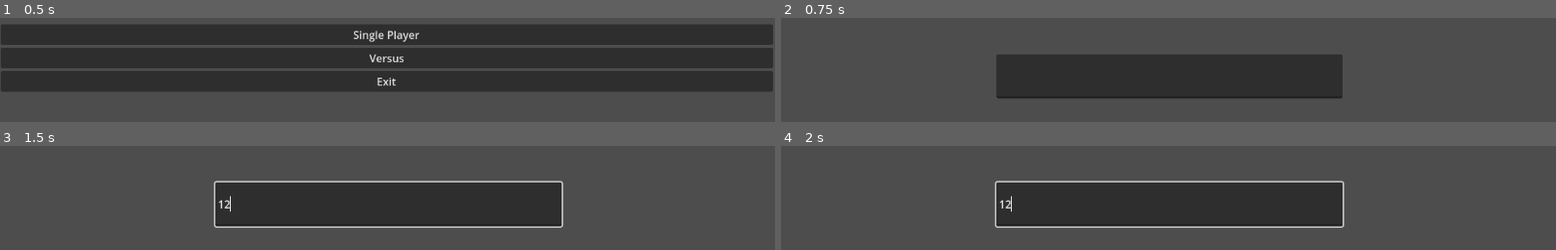
Above: before the commit, frames 1-4 (two rows, left to right).
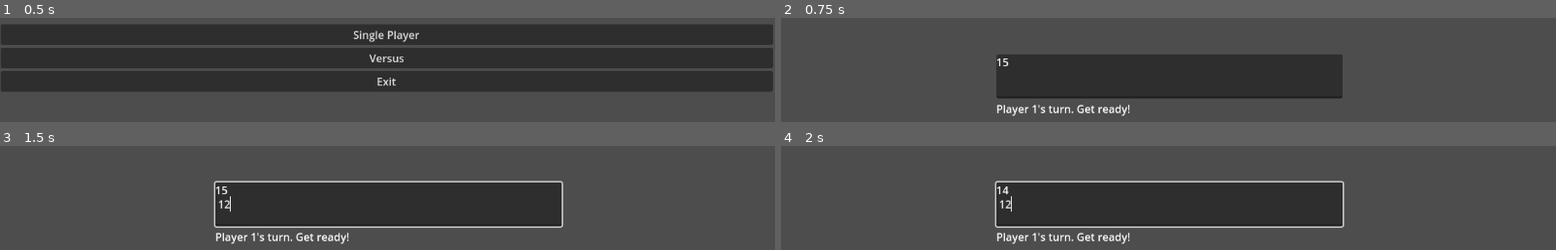
Above: after the commit, the same moments.

Repository: raymondem42/Type-Fight
Game: Godot game, scene res://mainmenu.tscn
Two runs of this game, one before a commit and one after it. Both use one fixed random seed, a clock stepped at 60 frames per second and the inputs below.
Inputs (mouse positions are in pixels of both pictures, inside the frame that each line leads up to):
- Up to frame 1 (0.5 s): no input
- Up to frame 2 (0.75 s): click "Versus" at 0.5 s
- Up to frame 3 (1.5 s): click (387, 204) at 1.27 s; type "12" at 1.35 s
- Up to frame 4 (2 s): no input

Frame 1 is identical in both runs. In frame 2, 0.7% of the frame differs, in the area x 27-46%, y 38-95%; in frame 3, 0.7%; in frame 4, 0.8%.

Commit message:
added countdown to timer. prompt player two to toggle space for their turn. still broken tho

Diff:
--- a/ChracterCounter.gd
+++ b/ChracterCounter.gd
@@ -1,9 +1,10 @@
 extends Control
 
-#label to tell back to the character
+
 @onready var result_label = $Label
 @onready var WordCheckFile = "res://words_alpha.txt"
 @onready var timer = $Timer
+@onready var countdown_label = $CountdownLabel  # A label to display the countdown timer
 
 var is_player1_turn = true
 var player1Score = 0
@@ -12,61 +13,91 @@
 var player1scores = []
 var player2scores = []
 
+var countdown_running = false
+
 func _ready() -> void:
-	timer.wait_time = 5.0
-	timer.one_shot = false
-	timer.start()
+	timer.connect("timeout", Callable (self, "_on_Timer_timeout"))
+
+	timer.wait_time = 15.0
+	timer.one_shot = true
+	start_new_turn()
 
 func check_string_in_file(input_string: String, file_path: String) -> bool:
-	var file = FileAccess.open((WordCheckFile), FileAccess.READ)
+	var file = FileAccess.open(WordCheckFile, FileAccess.READ)
 	var file_content = file.get_as_text()
 	file.close()
-	if input_string in file_content:
-		return true
-	else:
-		print("word does not exist")
-	return false
+	return input_string in file_content
 
 func _on_text_submitted(new_text: String) -> void:
-	timer.stop()
+	if timer.is_stopped():
+		return  # Ignore input if the timer has ended
+
+	timer.stop() #stops becaouse player enterd something
+	countdown_running = false #stops countdown
 	if check_string_in_file(new_text, WordCheckFile):
 		var char_count = new_text.length()
 		if is_player1_turn:
 			player1Score += char_count
+			player1scores.append(player1Score)
 			result_label.text = "Player 1 Score: " + str(player1Score)
-			player1scores.append(player1Score)
+
 		else:
 			player2Score += char_count
+			player2scores.append(player2Score)
 			result_label.text = "Player 2 Score: " + str(player2Score)
-			player2scores.append(player2Score)
-			player1Score = 0
-			player2Score = 0
+
 	else:
-		if(is_player1_turn):
+		#  input is invalid
+		result_label.text = "Invalid word!"
+
+# The round is done. update the player's score and wait for the next player's turn
+	if is_player1_turn:
+		result_label.text += "\nRound over! Player 2's turn next. Press Space to start"
+	else:
+		result_label.text += "\nRound over! Player 1's turn next.Press Space to start"
+
+	is_player1_turn = not is_player1_turn
+
+	# The next turn will start when the player press space
+
+func start_new_turn() -> void:
+	if is_player1_turn:
+		result_label.text = "Player 1's turn. Get ready!"
+	else:
+		result_label.text = "Player 2's turn. Get ready!"
+
+	# starts the countdown
+	countdown_running = true  #set to true when starts
+	timer.start()
+	_countdown_timer(15)  # Start countdown
+
+func _countdown_timer(time_left: int) -> void:
+	# Display countdown timer
+	if time_left > 0:
+		countdown_label.text = str(time_left)
+		await get_tree().create_timer(1.0).timeout
+		_countdown_timer(time_left - 1)
+	else:
+		countdown_label.text = ""  # Clear the countdown label when the timer ends
+
+func _on_timer_timeout() -> void:
+	countdown_running = false #stop countdown
+	if is_player1_turn:
 			player1Score = 0
 			player1scores.append(player1Score)
-		else:
-			player2Score = 0
-			player2scores.append(player2Score)
-	is_player1_turn = not is_player1_turn
-	start_new_turn()
-	print(player1scores)
-	print(player2scores)
-
-
-func start_new_turn() -> void:
-	timer.start()  # Start the timer for the next player's turn
-	#print(player1scores)
-	#print(player2scores)
-#	result_label.text = "It's " + (if is_player1_turn then "Player 1" else "Player 2") + "'s turn!"
-
-func _on_Timer_timeout() -> void:
-	# This function is called when the timer runs out
-	if is_player1_turn:
-		player1Score = 0
-		player1scores.append(player1Score)
+			result_label.text = "Time's up! Player 1's score: " + str(player1Score)
 	else:
 		player2Score = 0
 		player2scores.append(player2Score)
+		result_label.text = "Time's up! Player 2's score: " + str(player2Score)
+
+	result_label.text += "\nRound over! Next player's turn."
+	print("Round is done.")
+
+	# Stop the timer and wait for the player to manually start the next round
 	is_player1_turn = not is_player1_turn
-	start_new_turn()
+
+func _input(event: InputEvent) -> void:
+	if event is InputEventKey and event.is_pressed() and event.keycode == KEY_SPACE:
+		if not countdown_running:
+			start_new_turn()
--- a/WordInput.tscn
+++ b/WordInput.tscn
@@ -24,4 +24,10 @@
 
 [node name="Timer" type="Timer" parent="LineEdit"]
 
+[node name="CountdownLabel" type="Label" parent="LineEdit"]
+layout_mode = 0
+offset_right = 40.0
+offset_bottom = 23.0
+
 [connection signal="text_submitted" from="LineEdit" to="LineEdit" method="_on_text_submitted"]
+[connection signal="timeout" from="LineEdit/Timer" to="LineEdit" method="_on_timer_timeout"]
